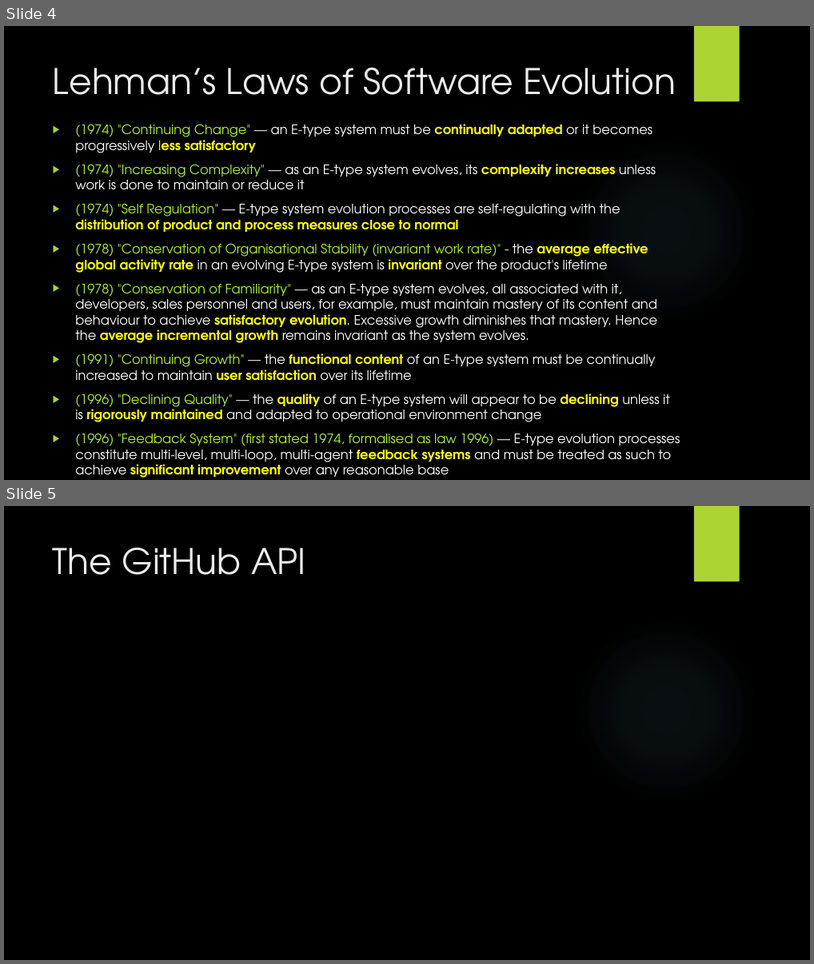
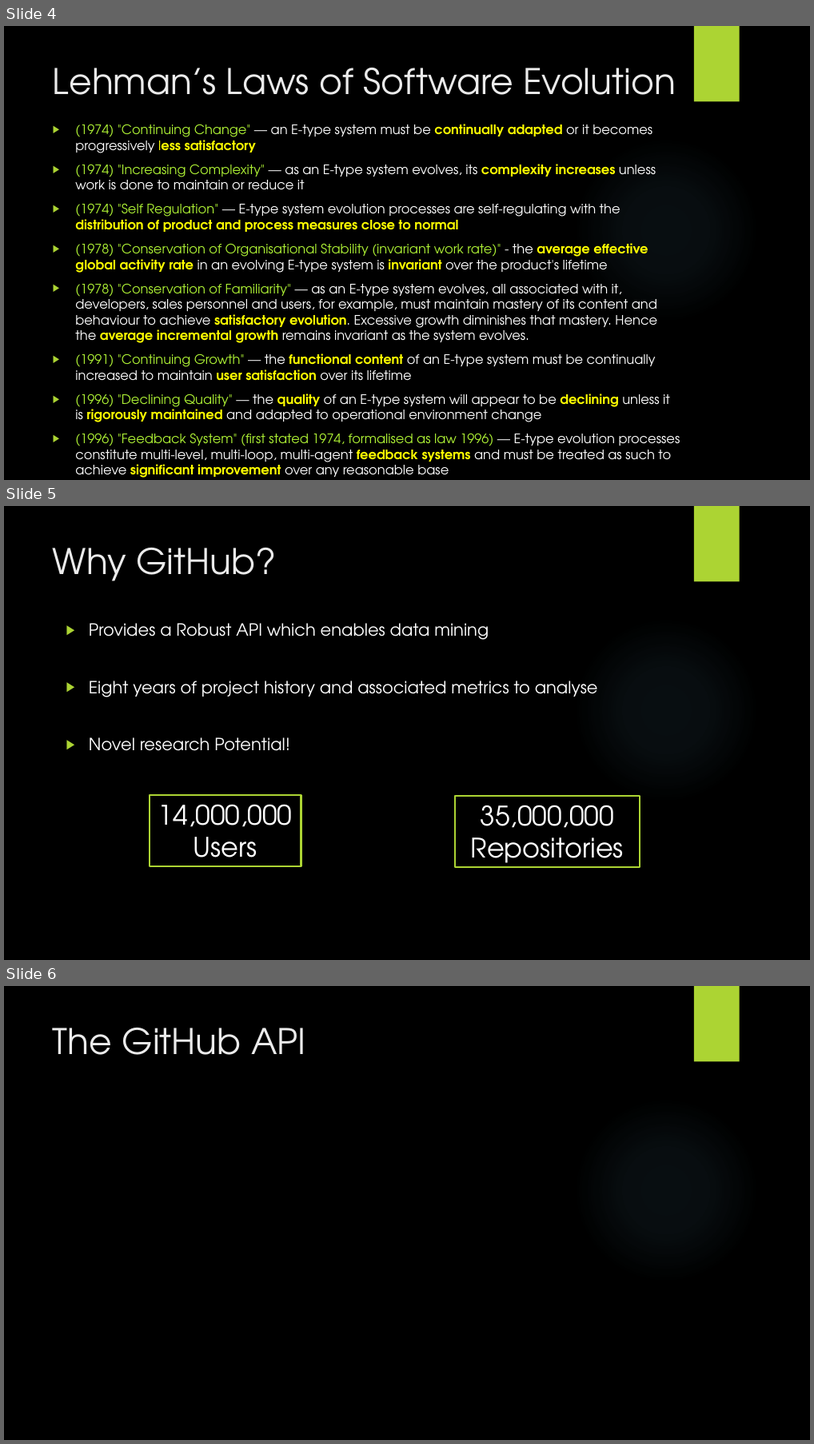
Before and after one commit to jordantoaster/Jordans-Repo, a slide deck: Research And Development Project/Documents/Resources/Presentation/PresentationLehman.pptx. Shown one above the other, each under a label of ours: slides 4 and 5 before the commit, slides 4, 5 and 6 after it. The pictures are 814x964 and 814x1444 pixels, drawn with LibreOffice and Linux fonts; fonts in the diff are those of the drawing; background and template pictures are left out. Boxes give left, top, right and bottom in pixels: in the first picture for what was removed or moved away, otherwise in the second. Text is boxed around its words. In the diff, an @@ line names an element or a change of style, - is before the commit and + after.

```diff
--- a/Research And Development Project/Documents/Resources/Presentation/PresentationLehman.pptx
+++ b/Research And Development Project/Documents/Resources/Presentation/PresentationLehman.pptx
@@ slide 5 added at [4, 506, 810, 960], background picture (left out); not listed: 2 template elements that a slide beside it also shows @@
@@ title added at [53, 548, 276, 581], 42 pt, text #EBEBEB @@
+Why GitHub?
@@ text added at [89, 623, 598, 751], 20 pt, text #FFFFFF @@
+▶ Provides a Robust API which enables data mining
+▶ Eight years of project history and associated metrics to analyse
+▶ Novel research Potential!
@@ rectangle added at [150, 795, 302, 867], outline #ACD433 2.25 pt, 32 pt, text #FFFFFF @@
+14,000,000 Users
@@ rectangle added at [455, 796, 641, 867], outline #ACD433 2.25 pt, 32 pt, text #FFFFFF @@
+35,000,000 Repositories
@@ what was slide 5 is now slide 6 @@
```
Also in this commit, not shown: 2 other files.
